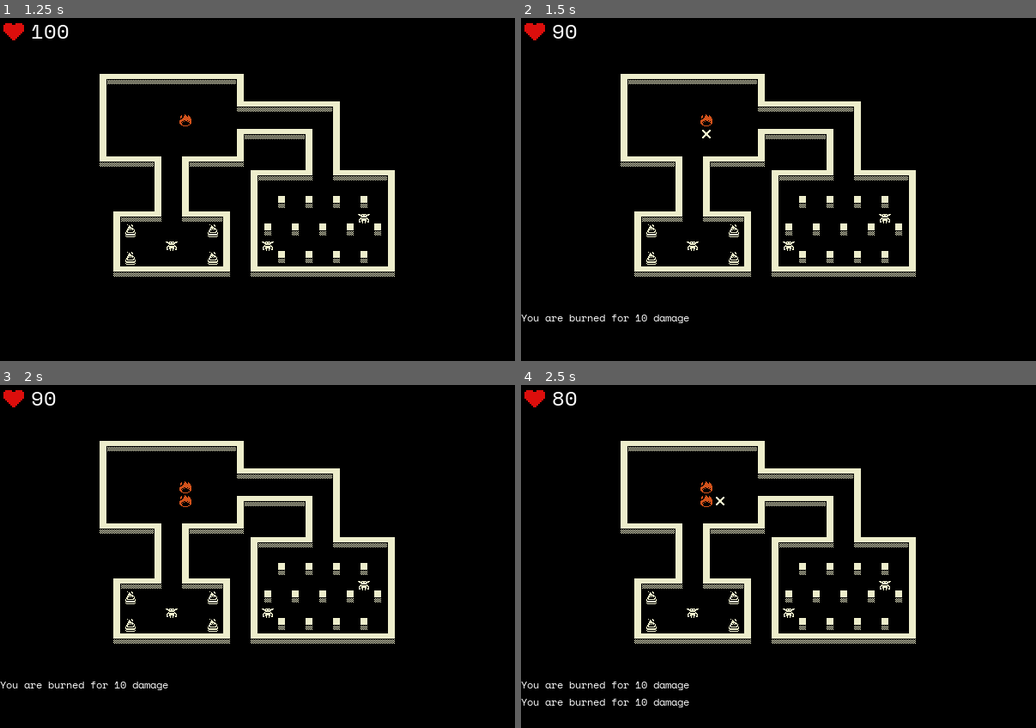
Above: before the commit, frames 1-4 (two rows, left to right).
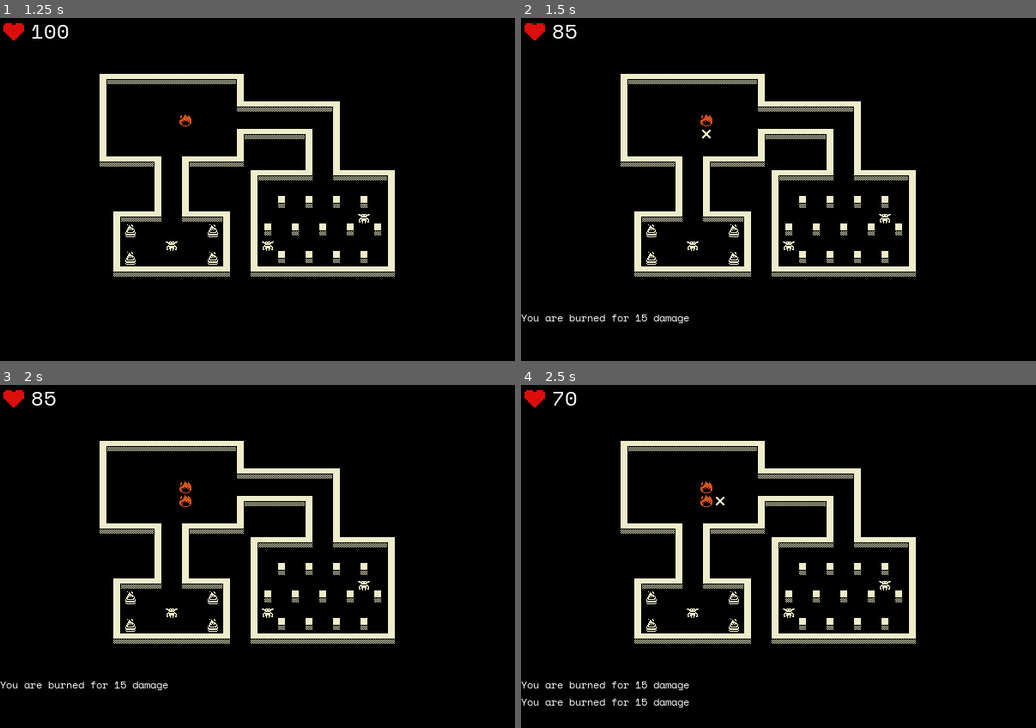
Above: after the commit, the same moments.

Repository: mattherman/7drl-2020
Game: Godot game, scene res://Main.tscn
The game is run twice, just before and just after one commit, with the same random seed, the same clock (stepped at 60 frames per second) and the same inputs.
Inputs:
- Up to frame 1 (1.25 s): tap Enter (ui_accept) at 0.5, 0.77 s; hold Right (ui_right) from 0.53 s (still down); hold Z (cast_1) from 0.53 s (still down)
- Up to frame 2 (1.5 s): tap Enter (ui_accept) at 1.25 s; release Right (ui_right) at 1.28 s; release Z (cast_1) at 1.28 s; hold Down (ui_down) from 1.28 s (still down); tap Z (cast_1) at 1.35 s
- Up to frame 3 (2 s): keep holding Down (ui_down); tap Enter (ui_accept) at 1.52 s
- Up to frame 4 (2.5 s): tap Enter (ui_accept) at 2 s; release Down (ui_down) at 2.03 s; hold Right (ui_right) from 2.03 s (still down); hold Z (cast_1) from 2.03 s (still down)

Frame 1 is identical in both runs. In frame 2, less than 0.1% of the frame differs, in the area x 6-25%, y 2-89%; in frame 3, less than 0.1%; in frame 4, less than 0.1%.

Commit message:
End of the jam

Diff:
--- a/Enemy.gd
+++ b/Enemy.gd
@@ -12,11 +12,12 @@
 
 var pathfinder: Pathfinder
 
-export (int) var health = 60
+export (int) var health = 15
 export (int) var detect_radius = 7
 export (int) var speed = 2
-export (int) var melee_strength = 5
-export (String) var display_name = "Goblin"
+export (int) var melee_strength_min = 2
+export (int) var melee_strength_max = 8
+export (String) var display_name = "goblin"
 
 var target
 var path
@@ -90,7 +91,8 @@
 	var result = collision_check(space_state, position, next);
 	if result:
 		if result.collider.is_in_group("player"):
-			result.collider.damage_received(melee_strength, "melee", display_name)
+			var damage = randi() % (melee_strength_max - melee_strength_min) + melee_strength_min
+			result.collider.damage_received(damage, "melee", display_name)
 	else:
 		position = next
 		path.pop_front()
--- a/Main.gd
+++ b/Main.gd
@@ -12,6 +12,7 @@
 		Debug.show_spell_range = !Debug.show_spell_range
 
 func _ready():
+	randomize()
 	pathfinder = Pathfinder.new($TileMap)
 	create_enemy($EnemyStartPosition.position)
 	create_enemy($EnemyStartPosition2.position)
@@ -28,7 +29,7 @@
 
 func _on_Player_action_completed():
 	var tree = get_tree()
-	tree.call_group("condition:burning", "damage_received", 10, "condition", "burned")
+	tree.call_group("condition:burning", "damage_received", 15, "condition", "burned")
 	tree.call_group("effects", "tick")
 	tree.call_group("enemies", "tick")
 	$Player.tick()
--- a/Player.gd
+++ b/Player.gd
@@ -16,7 +16,8 @@
 var state = STATE_ACTIVE
 
 export (int) var health = 100
-export (int) var melee_strength = 5
+export (int) var melee_strength_min = 5
+export (int) var melee_strength_max = 10
 
 func _ready():
 	hide()
@@ -64,7 +65,8 @@
 	var result = collision_check(state, position, target_pos)
 	if result:
 		if result.collider.is_in_group("enemies"):
-			result.collider.damage_received(melee_strength, "melee", "")
+			var damage = randi() % (melee_strength_max - melee_strength_min) + melee_strength_min
+			result.collider.damage_received(damage, "melee", "")
 			action_completed()
 	else:
 		position = target_pos
